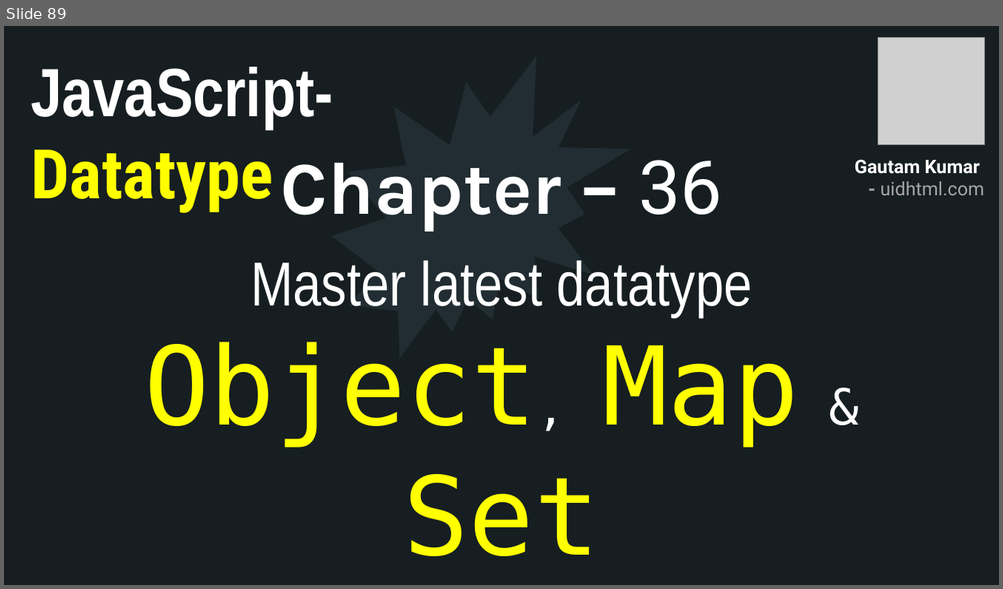
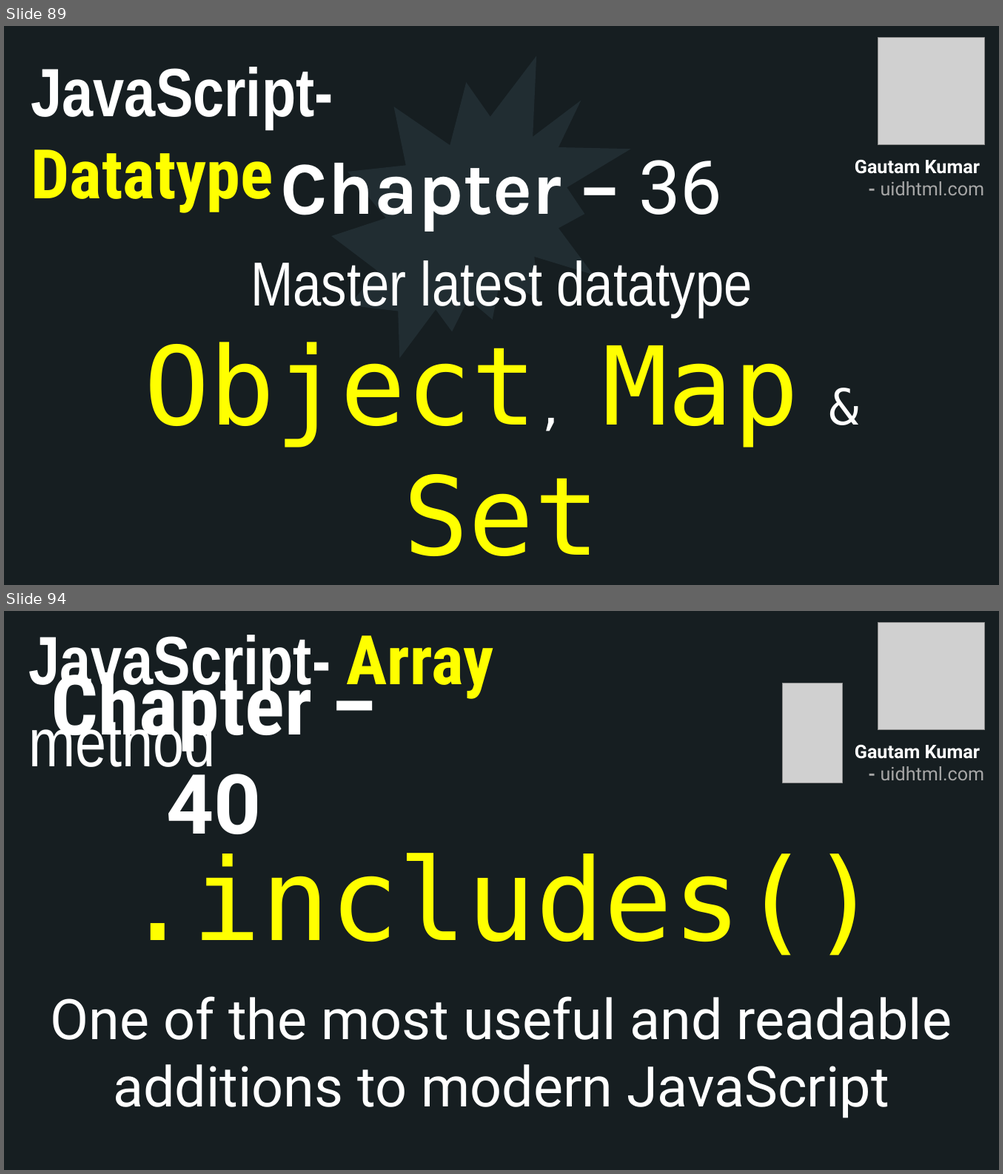
Before and after one commit to uidhtml/javascript-tutorials, a slide deck: Javascript Tutorials.pptx. Shown one above the other, each under a label of ours: slide 89 before the commit, slides 89 and 94 after it; the slides between them are not shown. The pictures are 1003x589 and 1003x1174 pixels, drawn with LibreOffice and Linux fonts; fonts in the diff are those of the drawing; grey boxes stand for pictures. Boxes give left, top, right and bottom in pixels: in the first picture for what was removed or moved away, otherwise in the second. Text is boxed around its words. In the diff, an @@ line names an element or a change of style, - is before the commit and + after.

Commit message:
Added chapter 40

```diff
--- a/Javascript Tutorials.pptx
+++ b/Javascript Tutorials.pptx
@@ slide 94 added at (4,611,999,1170), background #2C3C43; not listed: 10 template elements that a slide beside it also shows @@
@@ rectangle added at (4,611,999,1170), fill #161E22 @@
@@ picture added at (878,623,985,730) @@
@@ text added at (28,635,494,778), 66 pt, text #FFFFFF, bold @@
+JavaScript- Array method
@@ title added at (51,658,312,834), 80 pt, text #FFFFFF, bold @@
+Chapter – 40
@@ picture added at (783,684,842,783) @@
@@ text added at (854,745,984,780), 18 pt, text #A6A6A6, bold @@
+Gautam Kumar
+- uidhtml.com
@@ text added at (124,853,879,956), 110 pt, text #FFFF00 @@
+.includes()
@@ text added at (51,997,952,1119), 54 pt, text #FFFFFF @@
+One of the most useful and readable
+additions to modern JavaScript
```
Also in this commit, not shown: 4 slides changed, 7 other slides added, 7 other files.
